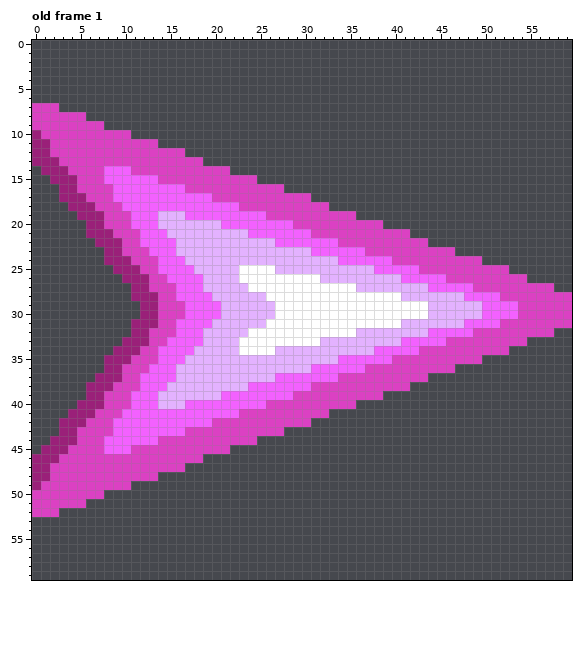
One commit to this pixel-art file: Imagen/Menus/Asprite/Target.aseprite. The picture above is the old version.
60x60 pixels, 1 frame. Shown: old frame 1. The commit also changed other frames, which this record leaves out.
And afterwards:
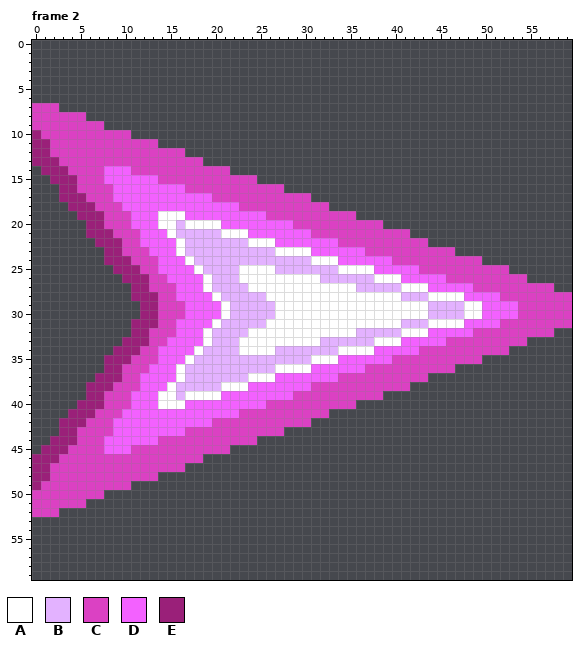
Palette (. is transparent): A #ffffff  B #e3b2ff  C #db41c3  D #f361ff  E #9a2079
A new or re-ordered frame is compared with the old frame closest to it.
Edits made:
frames 1 -> 5
Frame 2 is new; against old frame 1:
y 19: x 14..16 BBB -> AAA
y 20: x 14..15 BB -> AA; x 17..20 BBBB -> AAAA
y 21: x 15 B -> A; x 21..23 BBB -> AAA
y 22: x 16 B -> A; x 24..26 BBB -> AAA
y 23: x 16 B -> A; x 27..30 BBBB -> AAAA
y 24: x 17 B -> A; x 31..33 BBB -> AAA
y 25: x 18 B -> A; x 34..37 BBBB -> AAAA
y 26: x 19 B -> A; x 38..40 BBB -> AAA
y 27: x 19 B -> A; x 41..43 BBB -> AAA
y 28: x 20 B -> A; x 44..47 BBBB -> AAAA
y 29..30: x 21 B -> A; x 48..49 BB -> AA
y 31: x 20 B -> A; x 44..47 BBBB -> AAAA
y 32: x 19 B -> A; x 41..43 BBB -> AAA
y 33: x 19 B -> A; x 38..40 BBB -> AAA
y 34: x 18 B -> A; x 34..37 BBBB -> AAAA
y 35: x 17 B -> A; x 31..33 BBB -> AAA
y 36: x 16 B -> A; x 27..30 BBBB -> AAAA
y 37: x 16 B -> A; x 24..26 BBB -> AAA
y 38: x 15 B -> A; x 21..23 BBB -> AAA
y 39: x 14..15 BB -> AA; x 17..20 BBBB -> AAAA
y 40: x 14..16 BBB -> AAA
